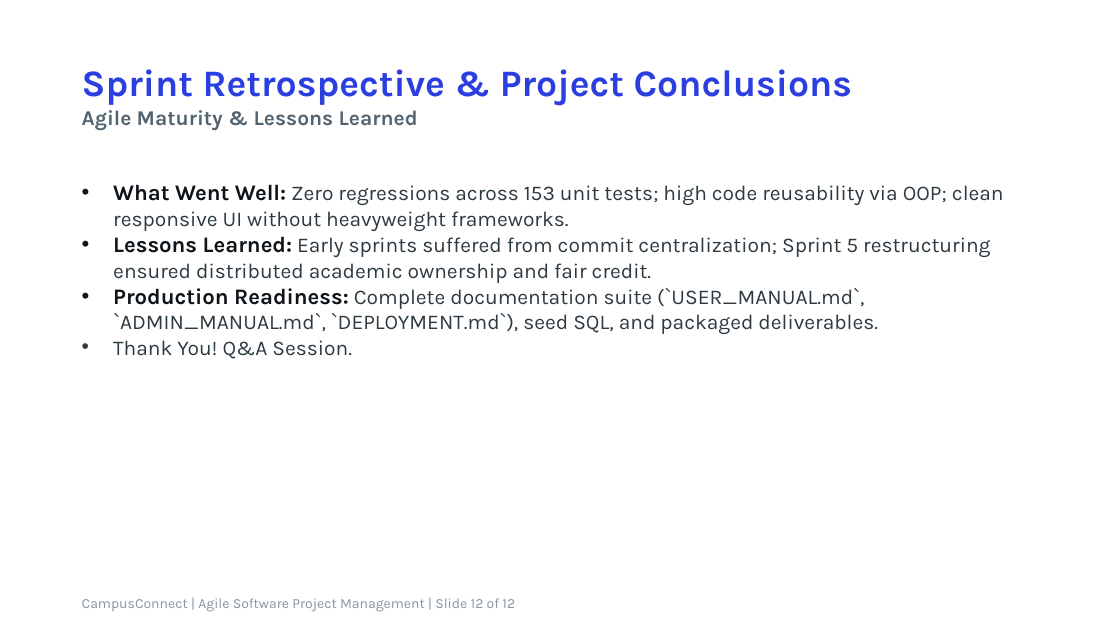
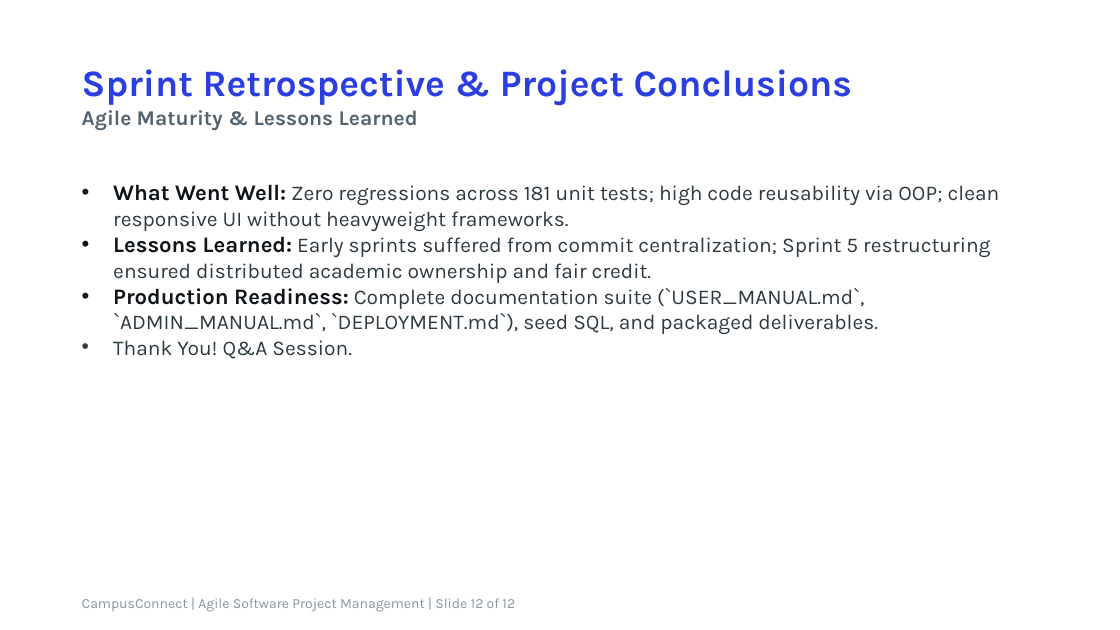
Before and after one commit to muddassir1935/ASPM-PROJECT-, a slide deck: slide 12 of AIR_Presentation.pptx. Drawn at 1120x630 pixels with LibreOffice and Linux fonts; fonts in the diff are those of the drawing. Boxes give left, top, right and bottom in pixels: in the first picture for what was removed or moved away, otherwise in the second. Text is boxed around its words. In the diff, an @@ line names an element or a change of style, - is before the commit and + after.

```diff
--- a/AIR_Presentation.pptx
+++ b/AIR_Presentation.pptx
@@ text at [113, 184, 1000, 231]: text changed @@
-• What Went Well: Zero regressions across 153 unit tests; high code reusability via OOP; clean responsive UI without heavyweight frameworks.
+• What Went Well: Zero regressions across 181 unit tests; high code reusability via OOP; clean responsive UI without heavyweight frameworks.
```
Also in this commit, not shown: 5 other slides changed, 10 other files.
